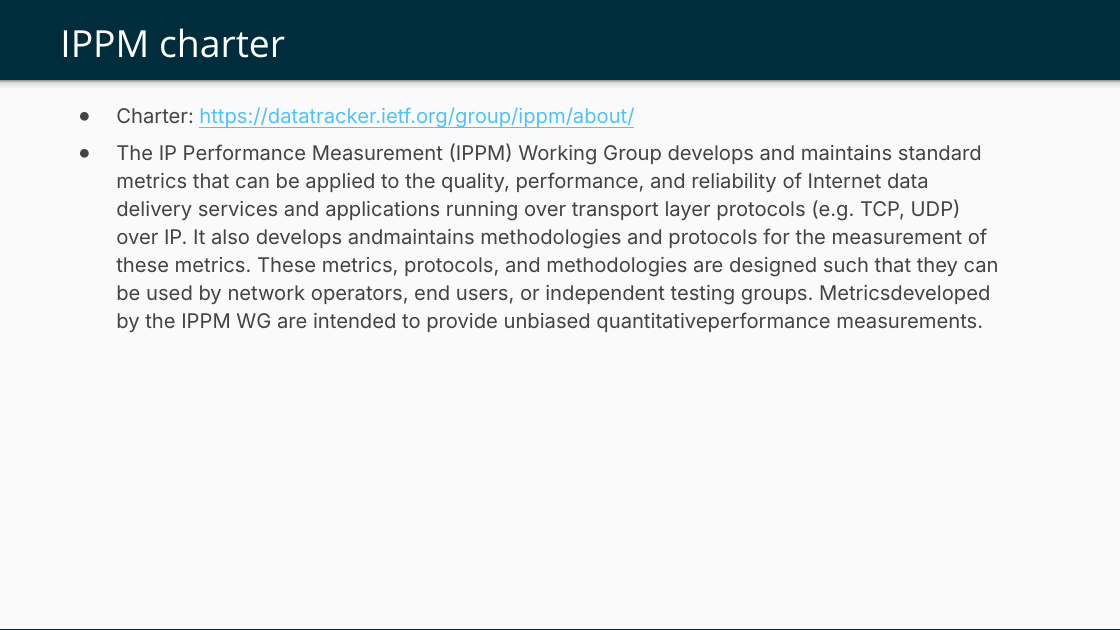
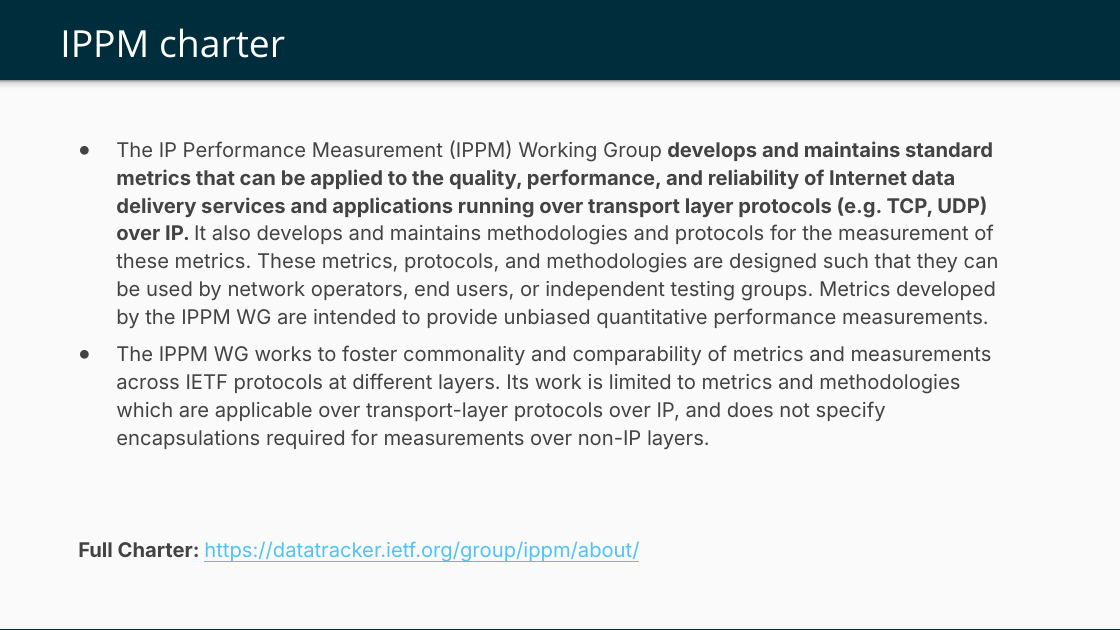
Before and after one commit to ietf-ippm/meeting-materials, a slide deck: slide 7 of ietf123-Madrid/Slides/chair-slides-bmwg-ippm.pptx (slide 4 before the commit). Drawn at 1120x630 pixels with LibreOffice and Linux fonts; fonts in the diff are those of the drawing; background and template pictures are left out. Boxes give left, top, right and bottom in pixels: in the first picture for what was removed or moved away, otherwise in the second. Text is boxed around its words. In the diff, an @@ line names an element or a change of style, - is before the commit and + after.

```diff
--- a/ietf123-Madrid/Slides/chair-slides-bmwg-ippm.pptx
+++ b/ietf123-Madrid/Slides/chair-slides-bmwg-ippm.pptx
@@ text at (116, 140, 999, 449): text changed @@
-● Charter: https://datatracker.ietf.org/group/ippm/about/
-● The IP Performance Measurement (IPPM) Working Group develops and maintains standard metrics that can be applied to the quality, performance, and reliability of Internet data delivery services and applications running over transport layer protocols (e.g. TCP, UDP) over IP. It also develops andmaintains methodologies and protocols for the measurement of these metrics. These metrics, protocols, and methodologies are designed such that they can be used by network operators, end users, or independent testing groups. Metricsdeveloped by the IPPM WG are intended to provide unbiased quantitativeperformance measurements.
+● The IP Performance Measurement (IPPM) Working Group develops and maintains standard metrics that can be applied to the quality, performance, and reliability of Internet data delivery services and applications running over transport layer protocols (e.g. TCP, UDP) over IP. It also develops and maintains methodologies and protocols for the measurement of these metrics. These metrics, protocols, and methodologies are designed such that they can be used by network operators, end users, or independent testing groups. Metrics developed by the IPPM WG are intended to provide unbiased quantitative performance measurements.
+● The IPPM WG works to foster commonality and comparability of metrics and measurements across IETF protocols at different layers. Its work is limited to metrics and methodologies which are applicable over transport-layer protocols over IP, and does not specify encapsulations required for measurements over non-IP layers.
+Full Charter: https://datatracker.ietf.org/group/ippm/about/
```
Also in this commit, not shown: 1 other slide changed, 3 slides added, 1 other file.
